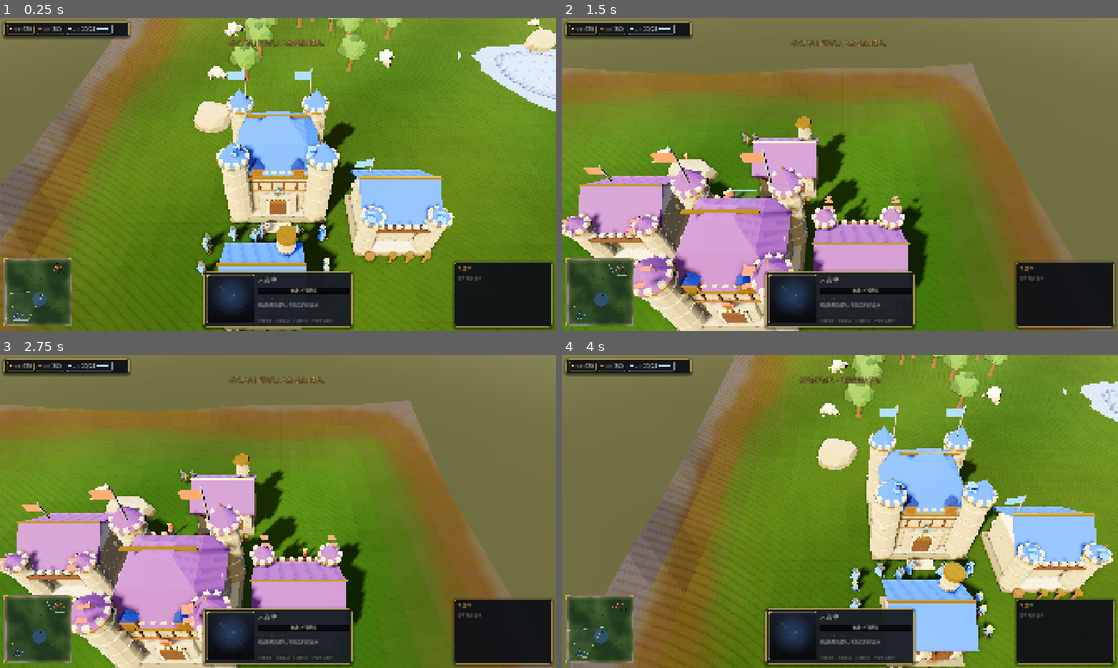
Above: before the commit, frames 1-4 (two rows, left to right).
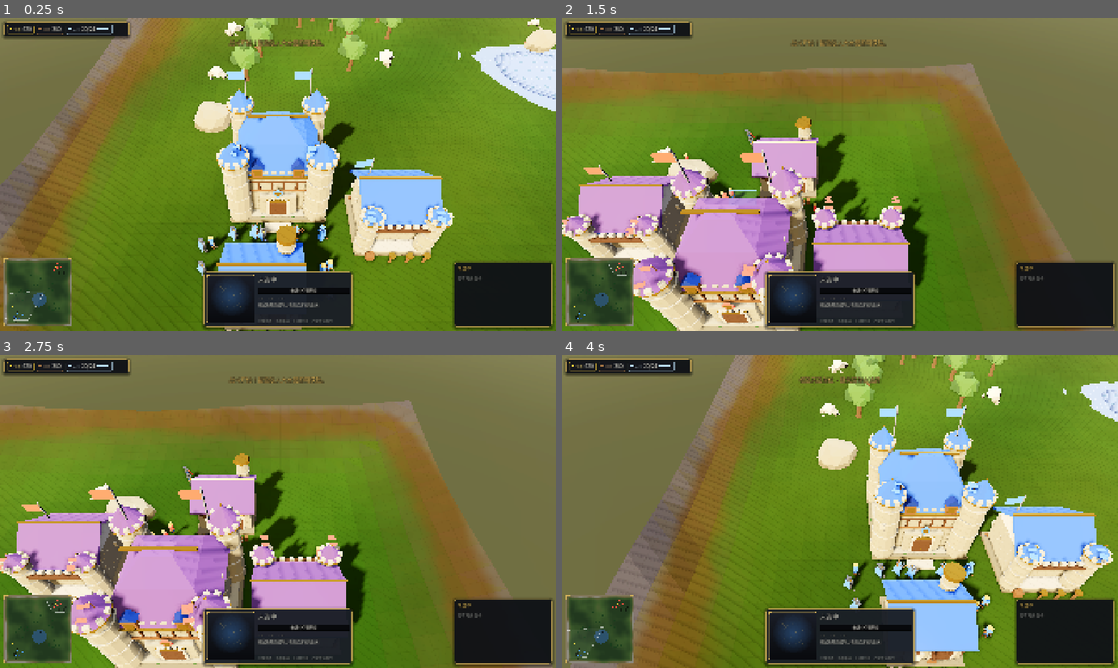
Above: after the commit, the same moments.

Repository: lizhimin100/3d-rts-youxi
Game: Godot game, scene res://场景/主场景.tscn
Two runs of this game, one before a commit and one after it. Both use one fixed random seed, a clock stepped at 60 frames per second and the inputs below.
Inputs (mouse positions are in pixels of both pictures, inside the frame that each line leads up to):
- Up to frame 1 (0.25 s): no input
- Up to frame 2 (1.5 s): tap Enter at 0.5 s; drag from (600, 293) to (895, 105) at 0.52 s; drag from (728, 190) to (812, 237) at 1.27 s
- Up to frame 3 (2.75 s): move the mouse to (333, 442) at 2.02 s; hold D from 2.03 s (still down); tap 3 (ability_3) at 2.1 s
- Up to frame 4 (4 s): release D at 2.75 s; drag from (812, 574) to (673, 464) at 2.77 s; move the mouse to (1006, 558) at 3.52 s; hold A from 3.53 s (still down); tap Space (cam_home) at 3.6 s

The runs differ from the first frame. In frame 1, 0.5% of the frame differs, in the area x 2-62%, y 64-97%; in frame 2, 0.2%; in frame 3, 0.2%; in frame 4, 0.7%, in the area x 2-78%, y 64-97%.

Commit message:
art: 角色描边接入 MatKit（默认关，RTS 视距下会糊成一坨黑边）+ 动画抽帧工具

Diff:
--- a/代码/美术/材质库.gd
+++ b/代码/美术/材质库.gd
@@ -15,6 +15,15 @@
 
 const SHADER_PATH := "res://美术/着色器/卡通.gdshader"
 const PALETTE_PATH := "res://美术/调色板/联盟调色板.tres"
+## 角色描边（反向外壳）。只给带骨骼的角色挂 —— 建筑面积大、网格多，
+## 全挂会让 draw call 翻倍且黑边过粗（v1.1 已踩过这个坑）。
+const OUTLINE_PATH := "res://美术/着色器/描边.gdshader"
+const OUTLINE_WIDTH := 0.012
+## 是否给角色开描边。**默认关**，原因（实测，别轻易改回去）：
+##   这套描边是"按视距加粗"的反向外壳，RTS 镜头离地 30m 时单位只有约 40px 高，
+##   描边一挂就把整个人糊成一坨黑边，蓝披风/钢甲的层次全丢（截图对比一眼可见）。
+##   近景/过场/头像台想要描边时，运行时把 MatKit.outline_enabled 置 true 再刷新即可。
+static var outline_enabled: bool = false
 
 ## 队伍色区默认强度（调色板里可以逐 zone 覆盖）
 const DEFAULT_TEAM_STRENGTH := 0.9
@@ -22,6 +31,7 @@
 const RAMP_STEPS := 4
 
 static var _materials: Dictionary = {}      # key -> ShaderMaterial
+static var _outline: ShaderMaterial = null
 static var _shader: Shader = null
 static var _palette: RtsPalette = null
 static var _enabled: bool = true
@@ -62,11 +72,14 @@
 
 
 ## 取一个 zone 的材质（缓存共享）。team_color 只在 _team 区被用到。
-static func material_for(zone: String, team_color: Color, is_team_zone: bool) -> ShaderMaterial:
+static func material_for(zone: String, team_color: Color, is_team_zone: bool,
+		outline: bool = false) -> ShaderMaterial:
 	var pal := palette()
 	var key := zone
 	if is_team_zone:
 		key += "#" + team_color.to_html(false)
+	if outline:
+		key += "|o"
 	if _materials.has(key):
 		return _materials[key]
 	var sh := _get_shader()
@@ -87,9 +100,30 @@
 	m.set_shader_parameter("rim_strength", 0.10)
 	m.set_shader_parameter("emission_color", _emission_for(zone))
 	m.set_shader_parameter("emission_energy", _emission_energy(zone))
+	if outline and outline_enabled:
+		var op := _outline_pass()
+		if op != null:
+			m.next_pass = op
 	m.resource_name = "MK_" + key
 	_materials[key] = m
 	return m
+
+
+## 描边 pass（全模型共用一份材质，别再按 zone 复制）
+static func _outline_pass() -> ShaderMaterial:
+	if _outline != null:
+		return _outline
+	if not ResourceLoader.exists(OUTLINE_PATH):
+		return null
+	var sh := load(OUTLINE_PATH) as Shader
+	if sh == null:
+		return null
+	_outline = ShaderMaterial.new()
+	_outline.shader = sh
+	_outline.set_shader_parameter("outline_width", OUTLINE_WIDTH)
+	_outline.set_shader_parameter("outline_color", Color(0.055, 0.060, 0.095))
+	_outline.resource_name = "MK_outline"
+	return _outline
 
 
 static func _emission_for(zone: String) -> Color:
@@ -109,7 +143,7 @@
 
 
 ## 给整棵模型树换材质（幂等：已经换过的不会重复包一层）
-static func apply(root: Node3D, team_color: Color) -> int:
+static func apply(root: Node3D, team_color: Color, outline: bool = false) -> int:
 	if root == null or not _enabled:
 		return 0
 	var sh := _get_shader()
@@ -131,7 +165,7 @@
 			var zone := zone_of(nm)
 			if zone.is_empty():
 				continue          # 不是 M_ 协议里的材质：原样保留
-			var m := material_for(zone, team_color, is_team(nm))
+			var m := material_for(zone, team_color, is_team(nm), outline)
 			if m == null:
 				continue
 			mi.set_surface_override_material(i, m)
--- a/代码/美术/美术接口.gd
+++ b/代码/美术/美术接口.gd
@@ -154,7 +154,9 @@
 	#    这条路同阵营共享 ShaderMaterial，比旧实现"逐 surface duplicate"省内存也省 draw call。
 	var mk := _script(PATH_MAT_KIT)
 	if mk != null:
-		var changed: int = int(mk.call("apply", root, color))
+		# 带骨骼的是角色 → 挂反向外壳描边；建筑/道具不挂（draw call 会翻倍、黑边过粗）
+		var is_char: bool = _has_animation_player(root) or _find_skeleton(root) != null
+		var changed: int = int(mk.call("apply", root, color, is_char and OPEN_OUTLINE))
 		if changed > 0:
 			return
 	# ② 旧资产（GLB 里是 StandardMaterial3D 且没按 zone 命名）：退回逐 surface 染色。
@@ -296,6 +298,16 @@
 	return _find_anim_player(root) != null
 
 
+static func _find_skeleton(n: Node) -> Skeleton3D:
+	if n is Skeleton3D:
+		return n as Skeleton3D
+	for c in n.get_children():
+		var found := _find_skeleton(c)
+		if found != null:
+			return found
+	return null
+
+
 static func _find_anim_player(n: Node) -> AnimationPlayer:
 	if n is AnimationPlayer:
 		return n as AnimationPlayer
